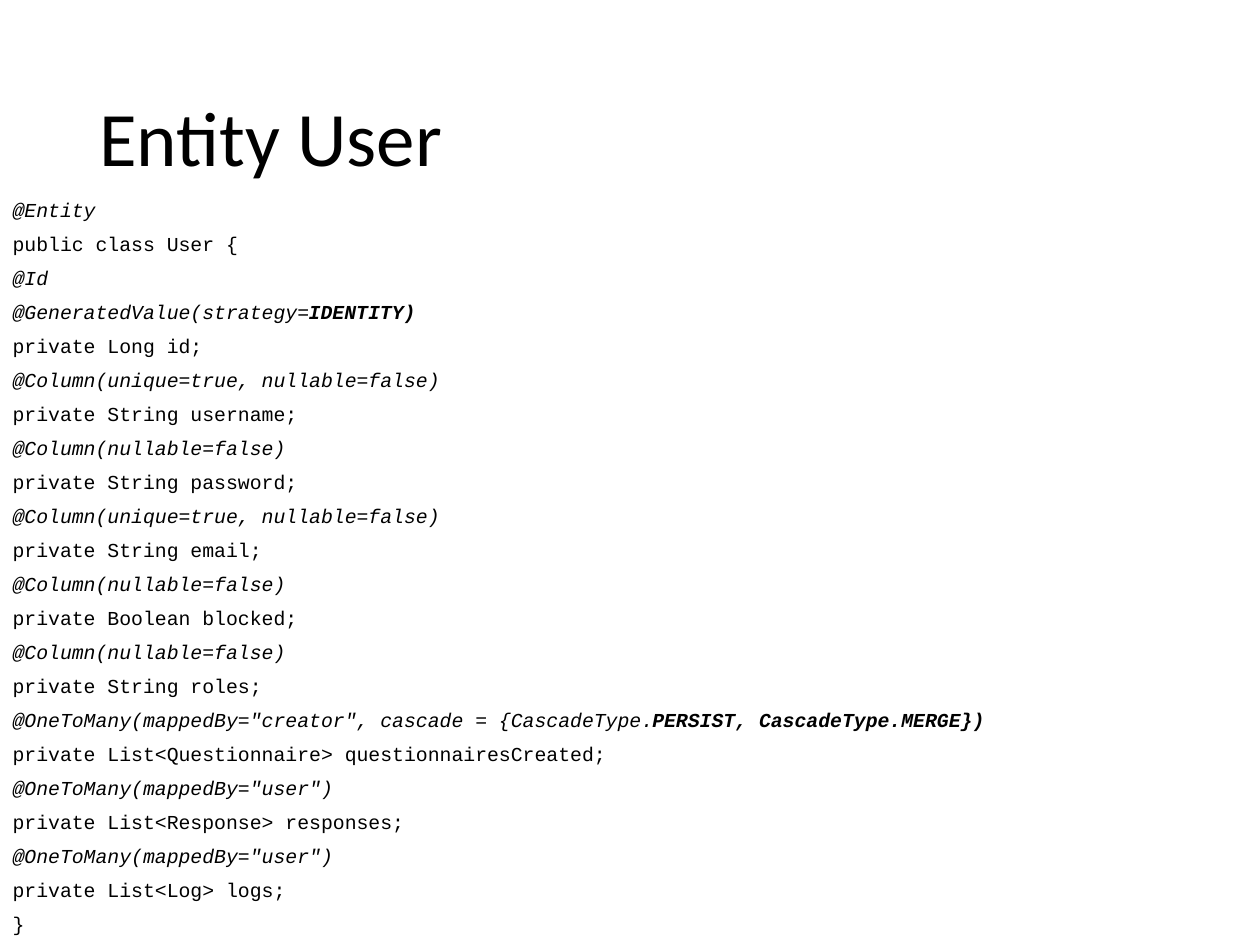
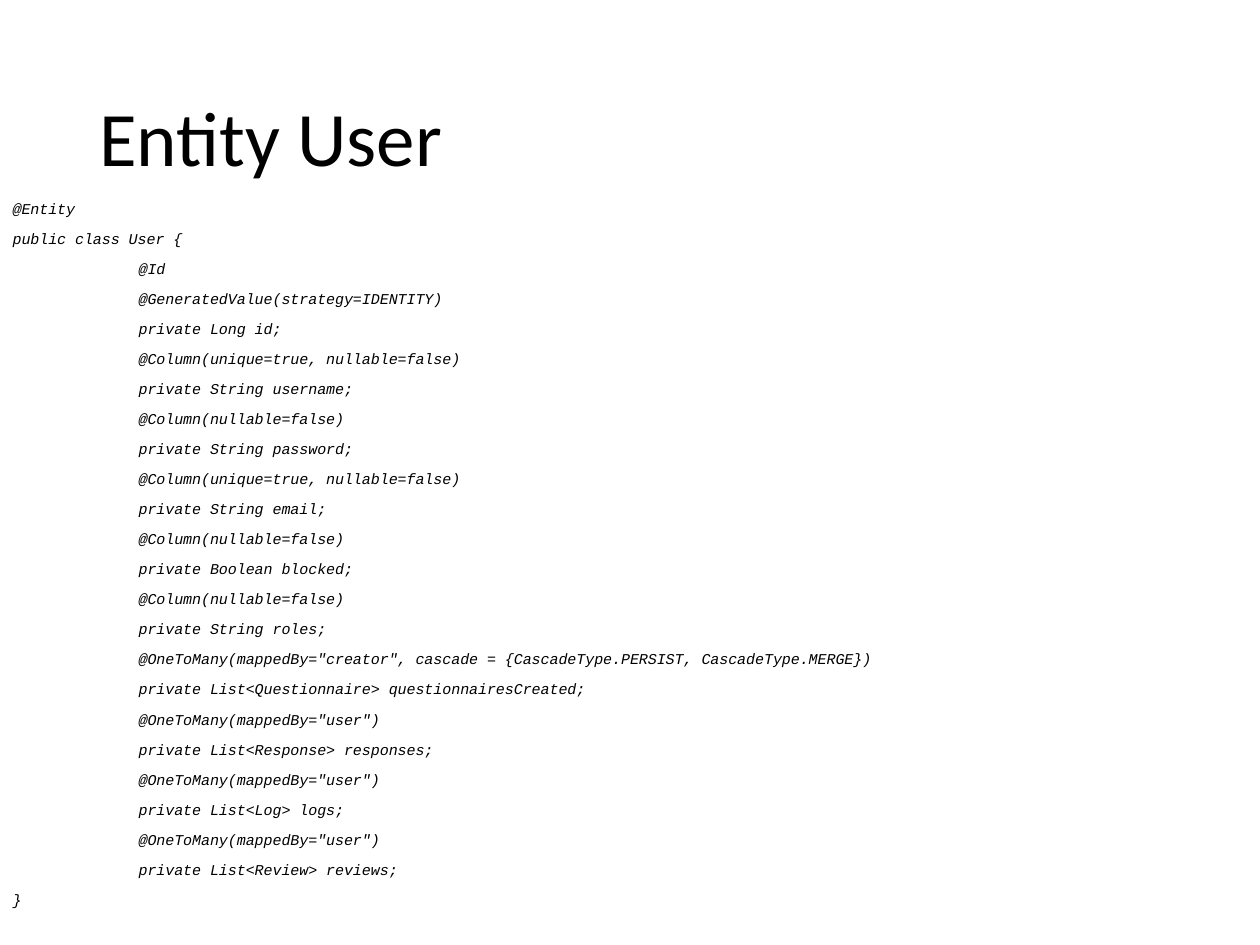
Before and after one commit to Paso198/Gamified-Marketing-Application, a slide deck: slide 24 of Design.pptx (slide 21 before the commit). Drawn at 1260x945 pixels with LibreOffice and Linux fonts; fonts in the diff are those of the drawing. Boxes give left, top, right and bottom in pixels: in the first picture for what was removed or moved away, otherwise in the second. Text is boxed around its words. In the diff, an @@ line names an element or a change of style, - is before the commit and + after.

Commit message:
updated doc, er & review is now lob

```diff
--- a/Design.pptx
+++ b/Design.pptx
@@ text at [13, 203, 872, 818]: size 11.2 to 8.6 pt; italic on in "public class User {", "private Long id;", "private String username;", "private String password;" and 7 more places; bold off in "@GeneratedValue(strategy=IDENTITY)", "{CascadeType.PERSIST, CascadeType.MERGE})" @@
@@ text at [139, 834, 398, 878]: paragraphs added @@
+@OneToMany(mappedBy="user")
+private List<Review> reviews;
```
Also in this commit, not shown: 8 other slides changed, 4 slides added, 1 slide removed, 3 other files.
